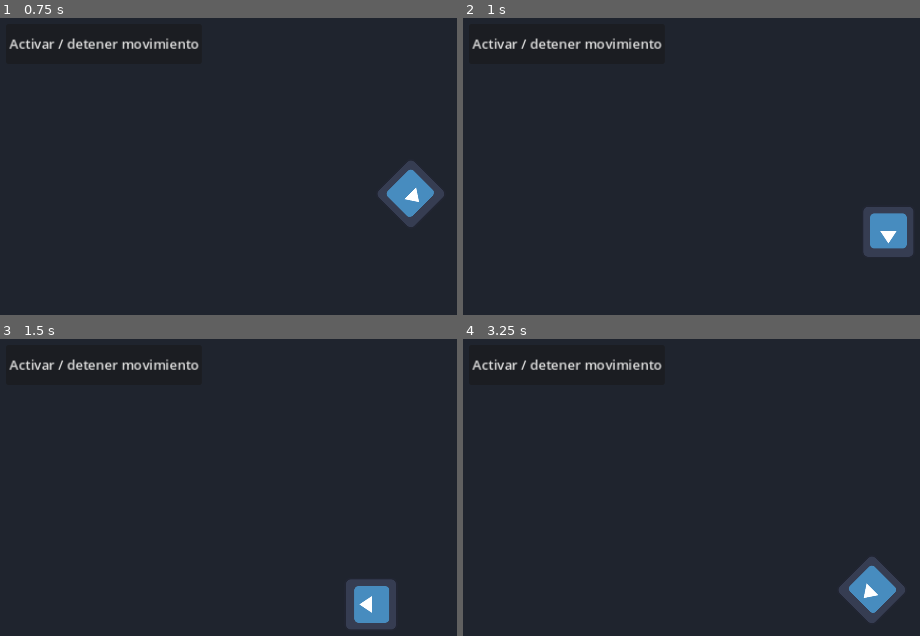
Above: before the commit, frames 1-4 (two rows, left to right).
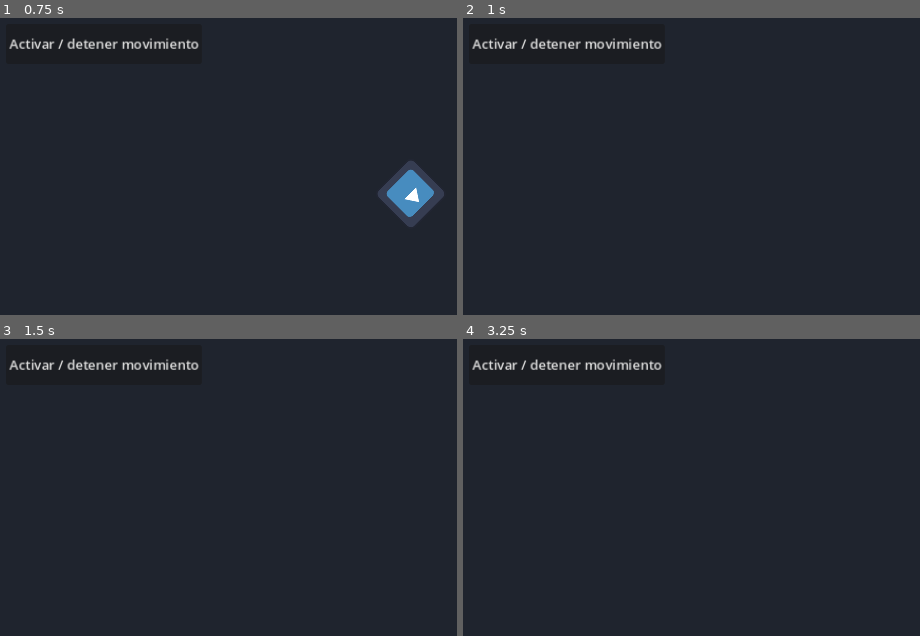
Above: after the commit, the same moments.

Repository: SrOdinn/EJERCICIOSGODOT
Game: Godot game, scene res://tutorial/signals.tscn
The game is run twice, just before and just after one commit, with the same random seed, the same clock (stepped at 60 frames per second) and the same inputs. This scene is started directly instead of the project's main scene. The engine's default icon, where the game draws it, is replaced by a stand-in: a white triangle on a blue panel in a dark square.
Inputs:
- Up to frame 1 (0.75 s): hold D (move_right) from 0.53 s (still down)
- Up to frame 2 (1 s): keep holding D (move_right)
- Up to frame 3 (1.5 s): release D (move_right) at 1.28 s; hold S (move_down) from 1.28 s (still down)
- Up to frame 4 (3.25 s): release S (move_down) at 2.03 s; hold D (move_right) 2.03-2.78 s; hold W (move_up) from 2.78 s (still down)

Frame 1 is identical in both runs. In frame 2, 1.8% of the frame differs, in the area x 87-99%, y 63-81%; in frame 3, 1.8%; in frame 4, 1.8%, in the area x 82-97%, y 73-96%.

Commit message:
Anadir un temporizador para el parpadeo

Diff:
--- a/tutorial/sprite_2d.gd
+++ b/tutorial/sprite_2d.gd
@@ -2,6 +2,9 @@
 
 var speed = 200
 var angular_speed = PI
+
+func _ready() -> void:
+	$Timer.timeout.connect(_on_timer_timeout)
 
 func _process(delta: float) -> void:
 	rotation += angular_speed * delta
@@ -10,3 +13,6 @@
 
 func _on_button_pressed() -> void:
 	set_process(not is_processing())
+
+func _on_timer_timeout() -> void:
+	visible = not visible
--- a/tutorial/sprite_2d.tscn
+++ b/tutorial/sprite_2d.tscn
@@ -7,3 +7,8 @@
 texture = ExtResource("2")
 scale = Vector2(0.5, 0.5)
 script = ExtResource("1")
+
+[node name="Timer" type="Timer" parent="."]
+wait_time = 1.0
+one_shot = false
+autostart = true
